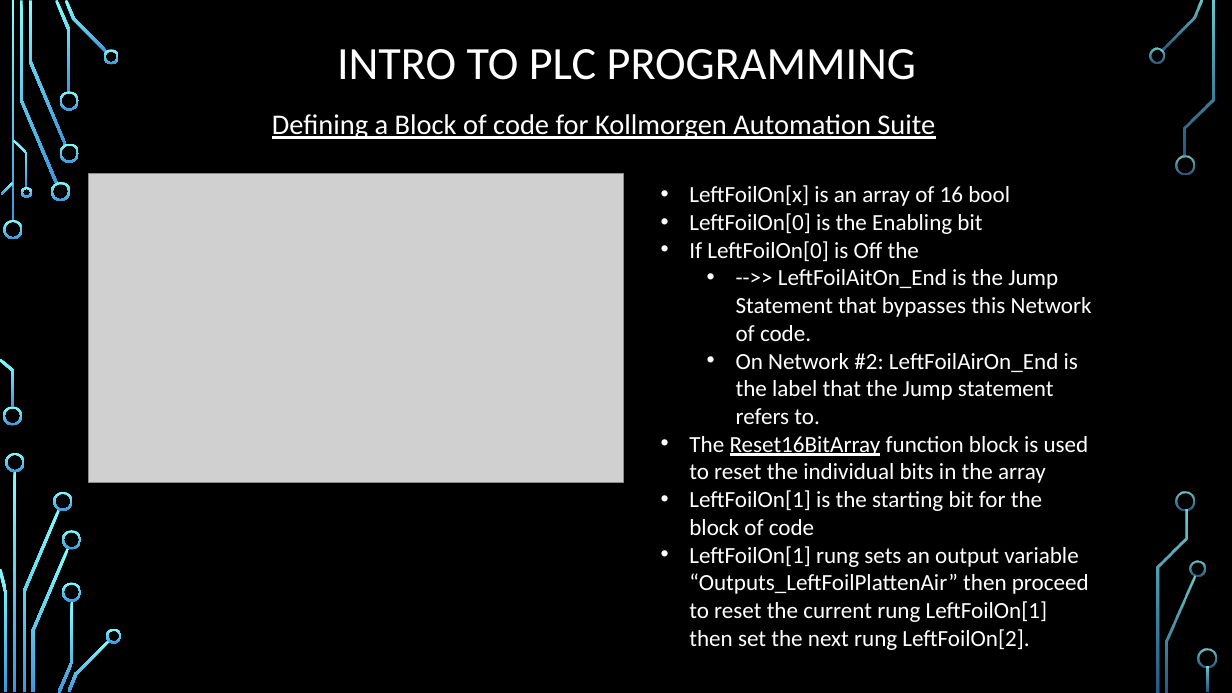
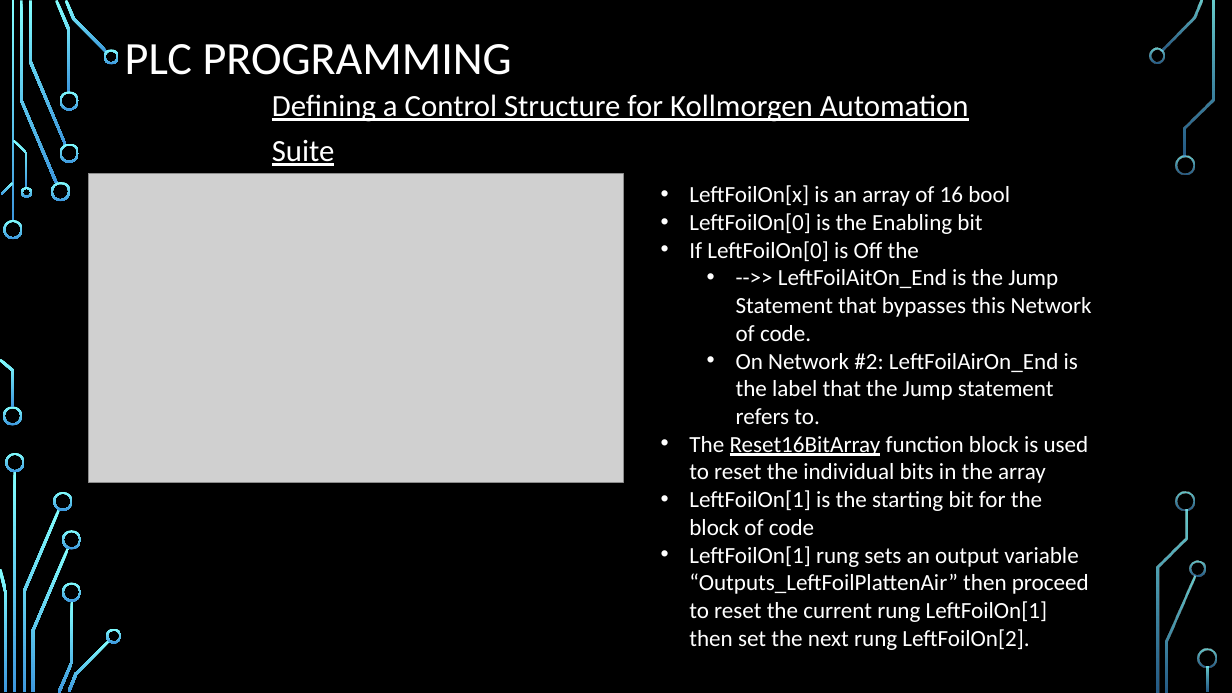
Before and after one commit to ramo1266/PLCProgrammingCourse, a slide deck: slide 11 of PowerPoint/PLC programming - Part 1 - Problems with Large Programs and Solution.pptx (slide 9 before the commit). Drawn at 1232x693 pixels with LibreOffice and Linux fonts; fonts in the diff are those of the drawing; grey boxes stand for pictures; background and template pictures are left out. Boxes give left, top, right and bottom in pixels: in the first picture for what was removed or moved away, otherwise in the second. Text is boxed around its words. In the diff, an @@ line names an element or a change of style, - is before the commit and + after.

```diff
--- a/PowerPoint/PLC programming - Part 1 - Problems with Large Programs and Solution.pptx
+++ b/PowerPoint/PLC programming - Part 1 - Problems with Large Programs and Solution.pptx
@@ title at [125,44,512,75]: text changed @@
-INTRO TO PLC PROGRAMMING
+PLC PROGRAMMING
@@ text at [272,94,969,166]: text changed; size 22.2 to 24 pt @@
-Defining a Block of code for Kollmorgen Automation Suite
+Defining a Control Structure for Kollmorgen Automation Suite
```
Also in this commit, not shown: 7 other slides changed, 3 slides added, 7 other files.
